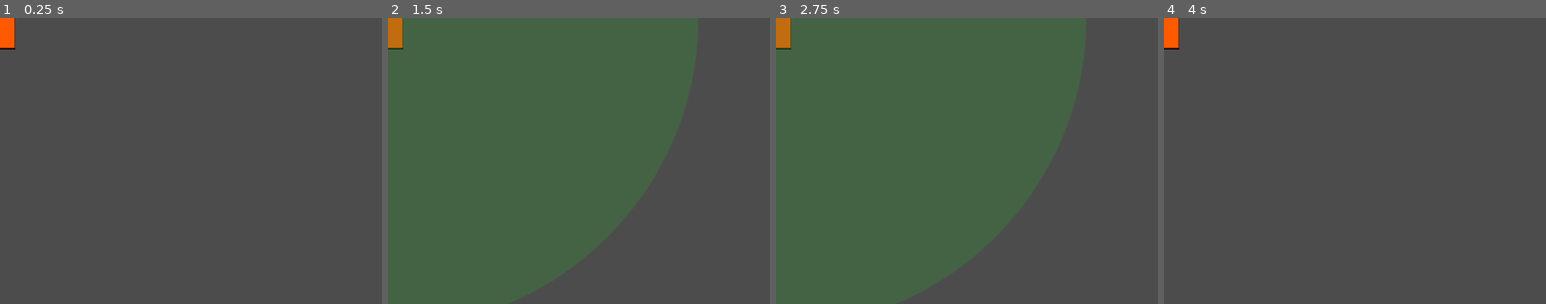
Above: before the commit, frames 1-4 (left to right).
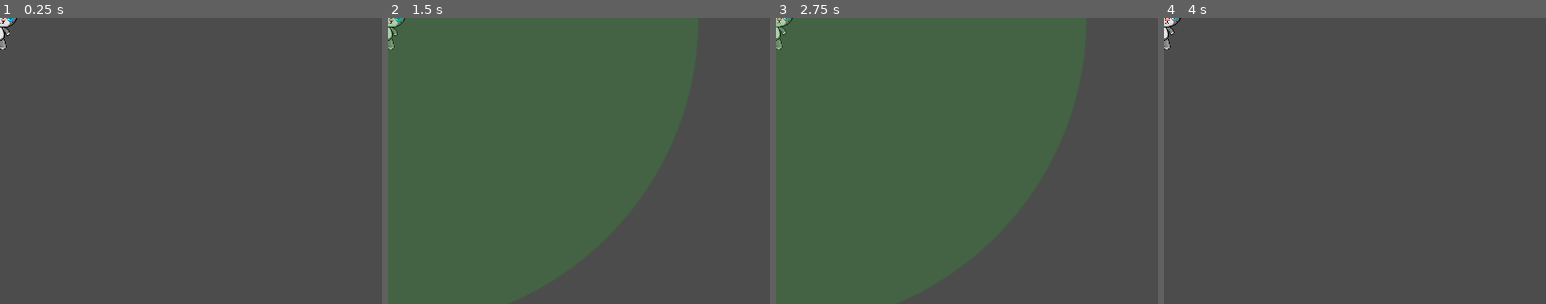
Above: after the commit, the same moments.

Repository: pasqualegabriel/VideoJuegos
Game: Godot game, scene res://entities/enemies/Turret.tscn
Two runs of this game, one before a commit and one after it. Both use one fixed random seed, a clock stepped at 60 frames per second and the inputs below. This scene is started directly instead of the project's main scene.
Inputs (mouse positions are % of the whole screen's width and height, from its top left):
- Up to frame 1 (0.25 s): no input
- Up to frame 2 (1.5 s): tap Enter at 0.5 s; move the mouse to (72, 45) at 0.52 s; hold D (move_right) from 0.53 s (still down); click (72, 45) at 0.6 s; tap Space (jump) at 0.77 s; move the mouse to (30, 55) at 1.27 s; tap T (show_detection_area_turret) at 1.35 s
- Up to frame 3 (2.75 s): tap Space (jump) at 1.52, 2 s; move the mouse to (60, 28) at 2.02 s; release D (move_right) at 2.03 s; hold A (move_left) from 2.03 s (still down); click (60, 28) at 2.1 s
- Up to frame 4 (4 s): move the mouse to (45, 70) at 2.77 s; release A (move_left) at 2.78 s; hold D (move_right) from 2.78 s (still down); tap T (show_detection_area_turret) at 2.85 s; tap Space (jump) at 3.02, 3.77 s; tap Enter at 3.5 s; move the mouse to (80, 65) at 3.52 s; click (80, 65) at 3.6 s
The pictures show only the part of the screen within x 0-50%, y 0-50%; the shares and areas given below are measured in that part.

The runs differ from the first frame. In frame 1, 0.4% of the frame differs, in the area x 0-5%, y 0-11%; in frame 2, 0.4%; in frame 3, 0.4%; in frame 4, 0.4%.

Commit message:
clase 5 turret idle

Diff:
--- a/Clase 5/entities/enemies/Turret.tscn
+++ b/Clase 5/entities/enemies/Turret.tscn
@@ -1,15 +1,32 @@
-[gd_scene load_steps=8 format=2]
+[gd_scene load_steps=18 format=2]
 
-[ext_resource path="res://assets/textures/turret.png" type="Texture" id=1]
+[ext_resource path="res://assets/textures/enemies/cat/Idle (6).png" type="Texture" id=1]
 [ext_resource path="res://entities/enemies/Turret.gd" type="Script" id=2]
 [ext_resource path="res://entities/enemies/TurretProjectile.tscn" type="PackedScene" id=3]
 [ext_resource path="res://entities/enemies/DetectionArea.gd" type="Script" id=4]
 [ext_resource path="res://assets/textures/green_circle.png" type="Texture" id=5]
+[ext_resource path="res://assets/textures/enemies/cat/Idle (7).png" type="Texture" id=6]
+[ext_resource path="res://assets/textures/enemies/cat/Idle (8).png" type="Texture" id=7]
+[ext_resource path="res://assets/textures/enemies/cat/Idle (1).png" type="Texture" id=8]
+[ext_resource path="res://assets/textures/enemies/cat/Idle (4).png" type="Texture" id=9]
+[ext_resource path="res://assets/textures/enemies/cat/Idle (3).png" type="Texture" id=10]
+[ext_resource path="res://assets/textures/enemies/cat/Idle (5).png" type="Texture" id=11]
+[ext_resource path="res://assets/textures/enemies/cat/Idle (2).png" type="Texture" id=12]
+[ext_resource path="res://assets/textures/enemies/cat/Idle (9).png" type="Texture" id=13]
+[ext_resource path="res://assets/textures/enemies/cat/Idle (10).png" type="Texture" id=14]
 
-[sub_resource type="RectangleShape2D" id=1]
+[sub_resource type="SpriteFrames" id=1]
+animations = [ {
+"frames": [ ExtResource( 8 ), ExtResource( 12 ), ExtResource( 10 ), ExtResource( 9 ), ExtResource( 11 ), ExtResource( 1 ), ExtResource( 6 ), ExtResource( 7 ), ExtResource( 13 ), ExtResource( 14 ) ],
+"loop": true,
+"name": "idle",
+"speed": 5.0
+} ]
+
+[sub_resource type="RectangleShape2D" id=2]
 extents = Vector2( 16, 32 )
 
-[sub_resource type="CircleShape2D" id=2]
+[sub_resource type="CircleShape2D" id=3]
 radius = 328.39
 
 [node name="Turret" type="StaticBody2D"]
@@ -24,11 +41,16 @@
 [node name="FirePosition" type="Position2D" parent="."]
 position = Vector2( 0, -30.0339 )
 
-[node name="turret" type="Sprite" parent="."]
-texture = ExtResource( 1 )
+[node name="turret" type="AnimatedSprite" parent="."]
+scale = Vector2( 0.15, 0.15 )
+frames = SubResource( 1 )
+animation = "idle"
+frame = 2
+speed_scale = 2.0
+playing = true
 
 [node name="CollisionShape2D" type="CollisionShape2D" parent="."]
-shape = SubResource( 1 )
+shape = SubResource( 2 )
 
 [node name="RayCast2D" type="RayCast2D" parent="."]
 position = Vector2( 0.0428963, -30.0659 )
Not shown: 1 places in Clase 5/entities/enemies/Turret.tscn that only renumber resources
